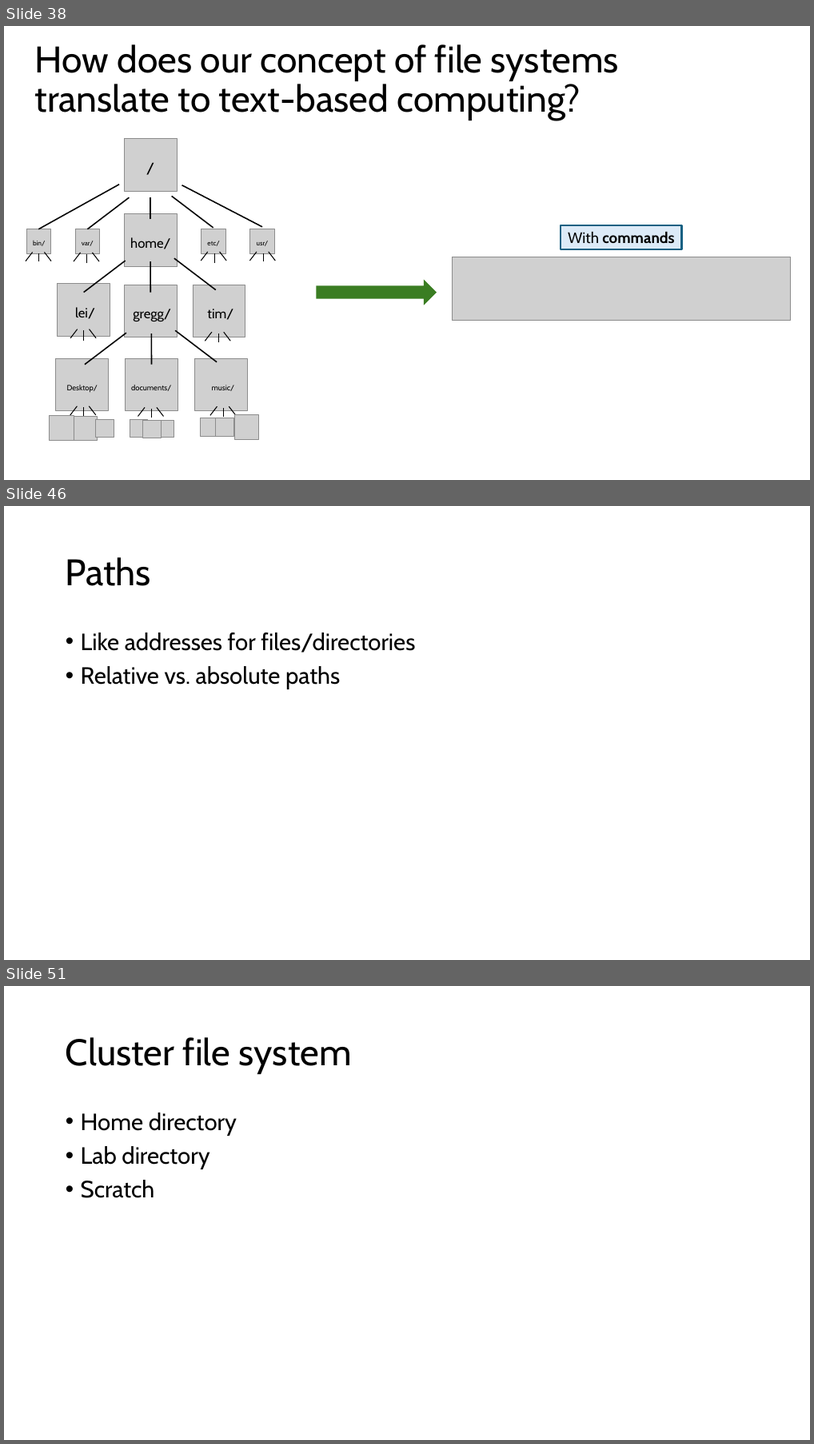
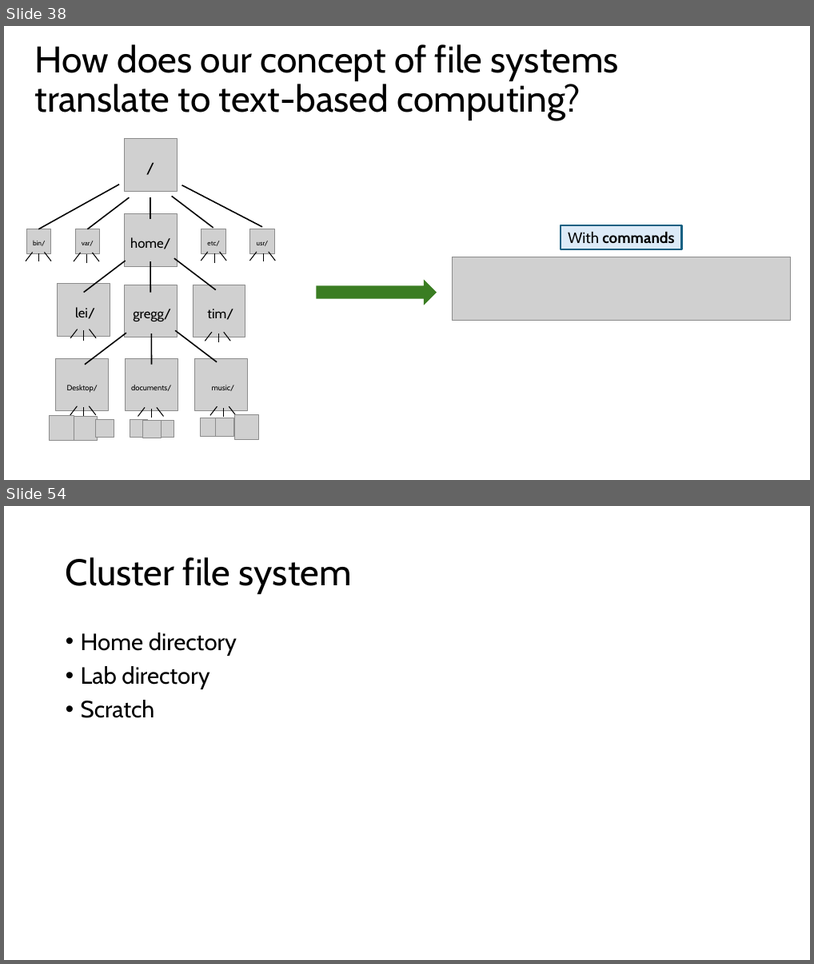
Before and after one commit to harvardinformatics/short-trainings, a slide deck: cmd-line-101/filesystems.pptx. Shown one above the other, each under a label of ours: slides 38, 46 and 51 before the commit, slides 38 and 54 after it; the slides between them are not shown. The pictures are 814x1444 and 814x964 pixels, drawn with LibreOffice and Linux fonts; fonts in the diff are those of the drawing; grey boxes stand for pictures. Boxes give left, top, right and bottom in pixels: in the first picture for what was removed or moved away, otherwise in the second. Text is boxed around its words. In the diff, an @@ line names an element or a change of style, - is before the commit and + after.

```diff
--- a/cmd-line-101/filesystems.pptx
+++ b/cmd-line-101/filesystems.pptx
@@ slide 46 removed at (4,506,810,960), background #FFFFFF @@
@@ title removed at (66,557,151,586) @@
-Paths
@@ text removed at (81,632,415,689) @@
-• Like addresses for files/directories
-• Relative vs. absolute paths
@@ what was slide 51 is now slide 54 @@
```
Also in this commit, not shown: 10 slides changed, 9 slides added, 5 other slides removed.
